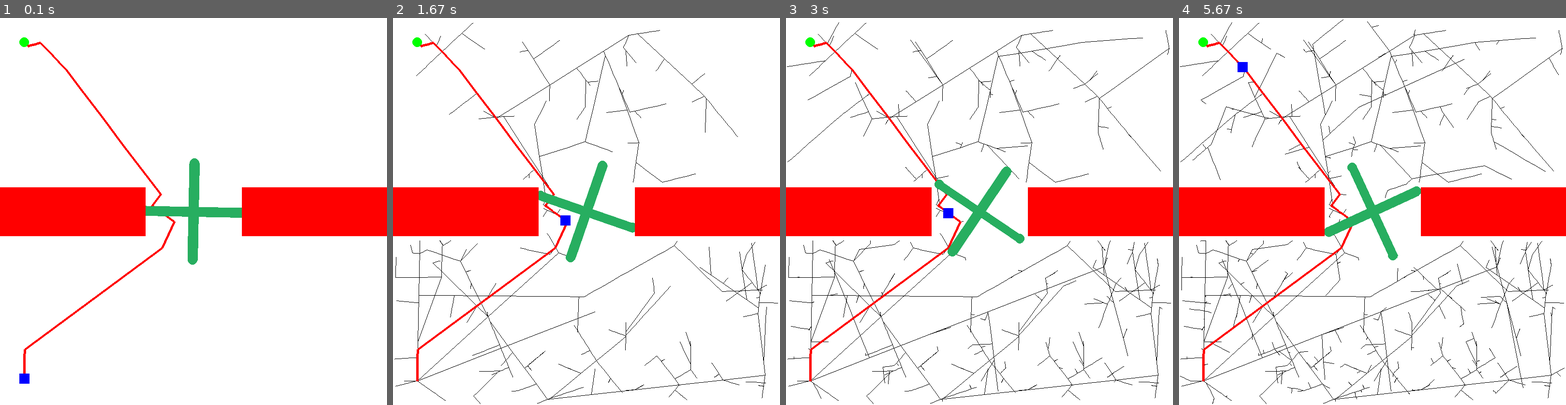
Above: before the commit, frames 1-4 (left to right).
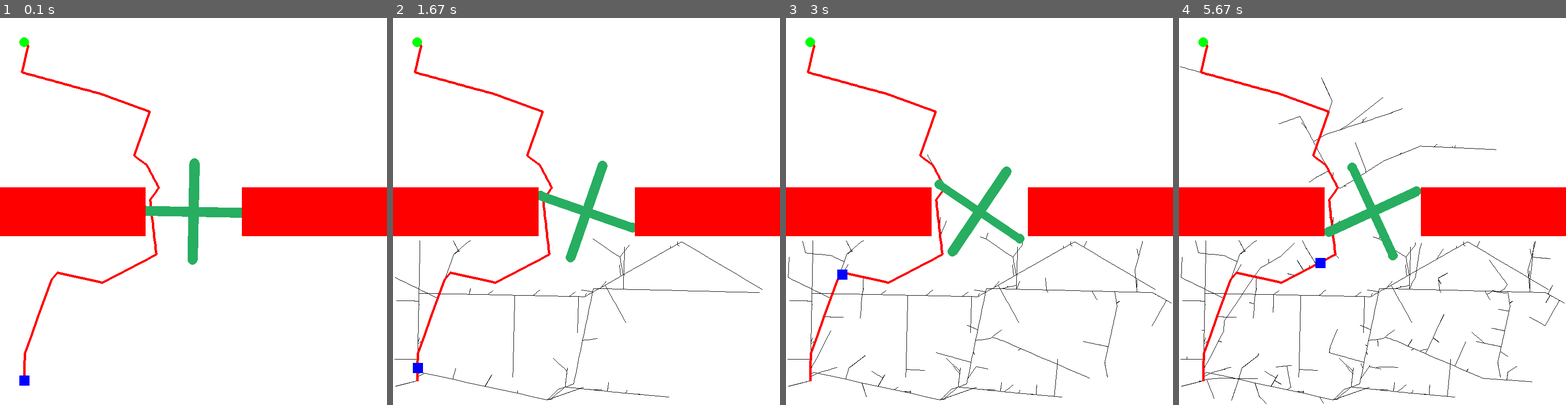
Above: after the commit, the same moments.

Repository: majklost/2Dsim
Game: pygame game, started from tests/dynamicRRTTest.py
The game is run twice, just before and just after one commit, with the same random seed, the same clock (stepped at 60 frames per second) and the same inputs.
Inputs:
- Up to frame 1 (0.1 s): no input
- Up to frame 2 (1.67 s): no input
- Up to frame 3 (3 s): no input
- Up to frame 4 (5.67 s): no input

The runs differ from the first frame. In frame 1, 1.3% of the frame differs, in the area x 5-46%, y 6-95%; in frame 2, 3.1%; in frame 3, 3.9%; in frame 4, 4.8%, in the area x 0-100%, y 0-100%.

Commit message:
working RRT with calculated planner

Diff:
--- a/RRTNode.py
+++ b/RRTNode.py
@@ -43,16 +43,22 @@
     def get_comparable_point(self):
         return self.x, self.y, self.angle
 
+class RRTNodeTimed(RRTNode):
+    def __init__(self, x,y,angle,time,parent=None,added_cnt=0):
+        super().__init__(x,y,angle,parent,added_cnt)
+        self.time = time
 
-class RRTNodeSim(RRTNode):
+
+
+
+class RRTNodeSim(RRTNodeTimed):
     def __init__(self):
         pass
 
 
-class RRTNodeCalc(RRTNode):
+class RRTNodeCalc(RRTNodeTimed):
     def __init__(self, x, y, angle, time, parent=None,added_cnt=0):
-        super().__init__(x, y, angle, parent, added_cnt)
-        self.time = time
+        super().__init__(x, y, angle,time, parent, added_cnt)
 
     def __getitem__(self, index):
         if index == 0:
--- a/dynamicLocalPlanner.py
+++ b/dynamicLocalPlanner.py
@@ -8,6 +8,8 @@
 from pymunk import Vec2d
 from typing import List, Tuple
 from RRTNode import RRTNodeSim, RRTNodeCalc
+
+MAX_VEL = 160
 
 #this calculates the path with movement
 #now only for one obstacle and one agent
@@ -42,9 +44,12 @@
         ob_vx, ob_vy, ob_vangle = self.obstacle_velocity
         checkpoints = []
         direction = goal.x - start.x, goal.y - start.y
-
         angle_morph = goal.angle - start.angle
         time_for_morph = goal.time - start.time
+        vel_estim = self.get_length(direction) / time_for_morph
+        if vel_estim > MAX_VEL:
+            coef = MAX_VEL / vel_estim
+            direction = direction[0] * coef, direction[1] * coef
         # print(f"Time for morph: {time_for_morph}")
         num_steps = max(int(time_for_morph / self.dt),100)
         realDT = time_for_morph / num_steps
--- a/path_mover.py
+++ b/path_mover.py
@@ -1,6 +1,6 @@
 import pymunk
 from typing import List
-from RRTNode import RRTNode, RRTNodeCalc, RRTNodeSim
+from RRTNode import RRTNodeTimed,RRTNode
 
 VELOCITY = 100
 
@@ -16,6 +16,8 @@
         self.already_called = False
 
     def move(self, time):
+        if len(self.path) == 0:
+            return
         if not self.already_called:
             self.update_velocity(time)
             print("first time: ", time)
@@ -57,15 +59,14 @@
         length = PathMover.get_length((dir_x, dir_y))
 
         t = length / VELOCITY
-        if isinstance(node, RRTNodeCalc):
+        if isinstance(node, RRTNodeTimed):
             t = next_node.time - node.time
         vel = length / t
 
         elem_dir_x = dir_x / length * vel
         elem_dir_y = dir_y / length * vel
-
-
-
         converted.append((elem_dir_x, elem_dir_y, angle / t, t, node))
+    if len(converted) == 0:
+        return []
     converted.append((0, 0, 0, float("inf"),converted[-1][4]))
     return converted
--- a/tests/dynamicRRTTest.py
+++ b/tests/dynamicRRTTest.py
@@ -13,6 +13,7 @@
 
 W =H =800
 CROSS_ANGULAR_VELOCITY = 0.2
+MAX_TIME = 40
 class DynamicRRTTest(TestTemplate):
 
     def __init__(self, start, goal):
@@ -51,11 +52,11 @@
         #planning
         lp = LocalPlannerCalc(self.space, agent.shape, cross.body, (0,0,CROSS_ANGULAR_VELOCITY))
         # lp.set_debug_callback(self.debugclbck)
-        rrt = RRT(self.display.get_width(), self.display.get_height(), 0, 10, lp,near_radius=10,seed=32)
+        rrt = RRT(self.display.get_width(), self.display.get_height(), 0, MAX_TIME,lp,near_radius=10,seed=32)
         start = LocalPlannerCalc.node_from_shape(agent.shape)
         st = time.time()
-        path = rrt.find_path(start, self.goal,4000)
-        # print(path)
+        path = rrt.find_path(start, self.goal,10000)
+        print(len(path))
         print("Time taken: ", time.time() - st)
         verts = sorted(list(rrt.get_verts()), key=lambda x: x.added_cnt)
         self.path_mover = PathMover(path, agent.body, self.FPS)
@@ -74,7 +75,7 @@
 if __name__ == "__main__":
     from RRTNode import RRTNodeCalc
     START = RRTNodeCalc(50, 750, 0,0)
-    GOAL = RRTNodeCalc(50, 50, 0,100)
+    GOAL = RRTNodeCalc(50, 50, 0,MAX_TIME*2)
     DUMBGOAL = RRTNodeCalc(50,600,0,100)
     t = DynamicRRTTest(START, GOAL)
     t.run()
Not shown, changed: todo.md
